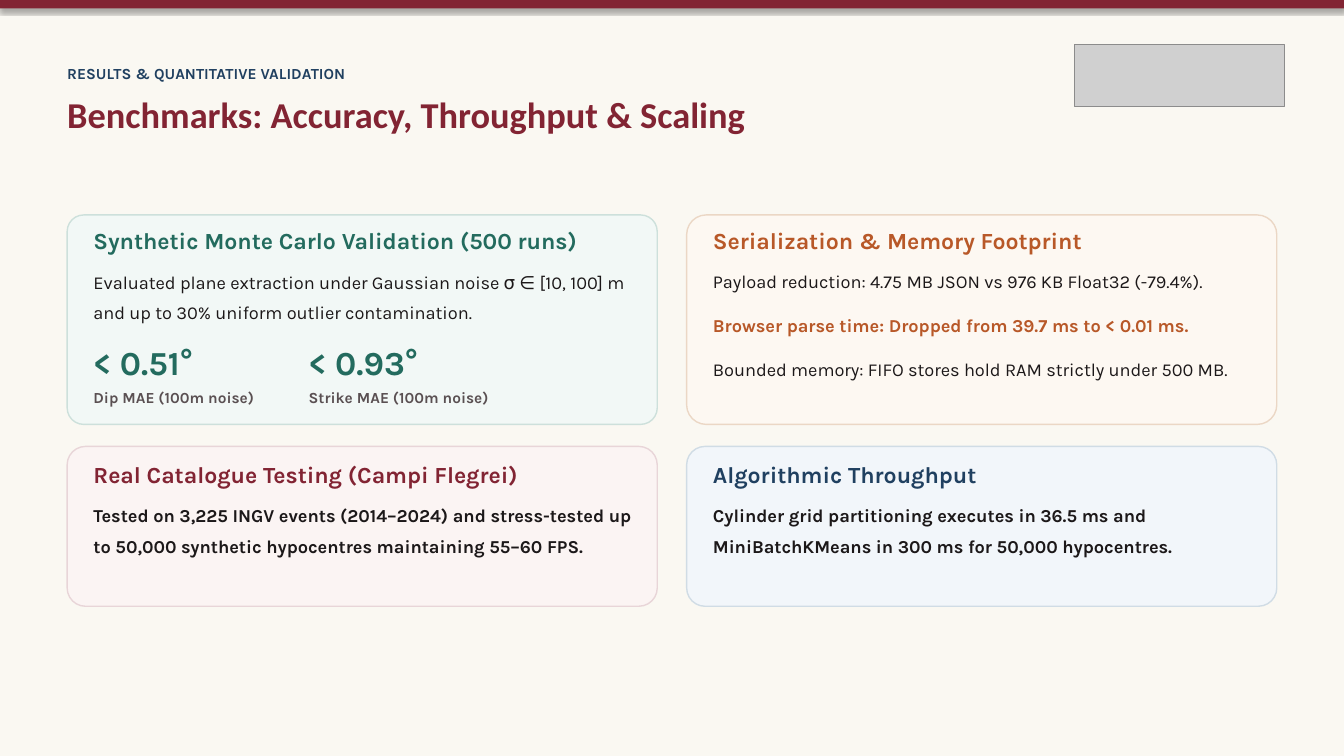
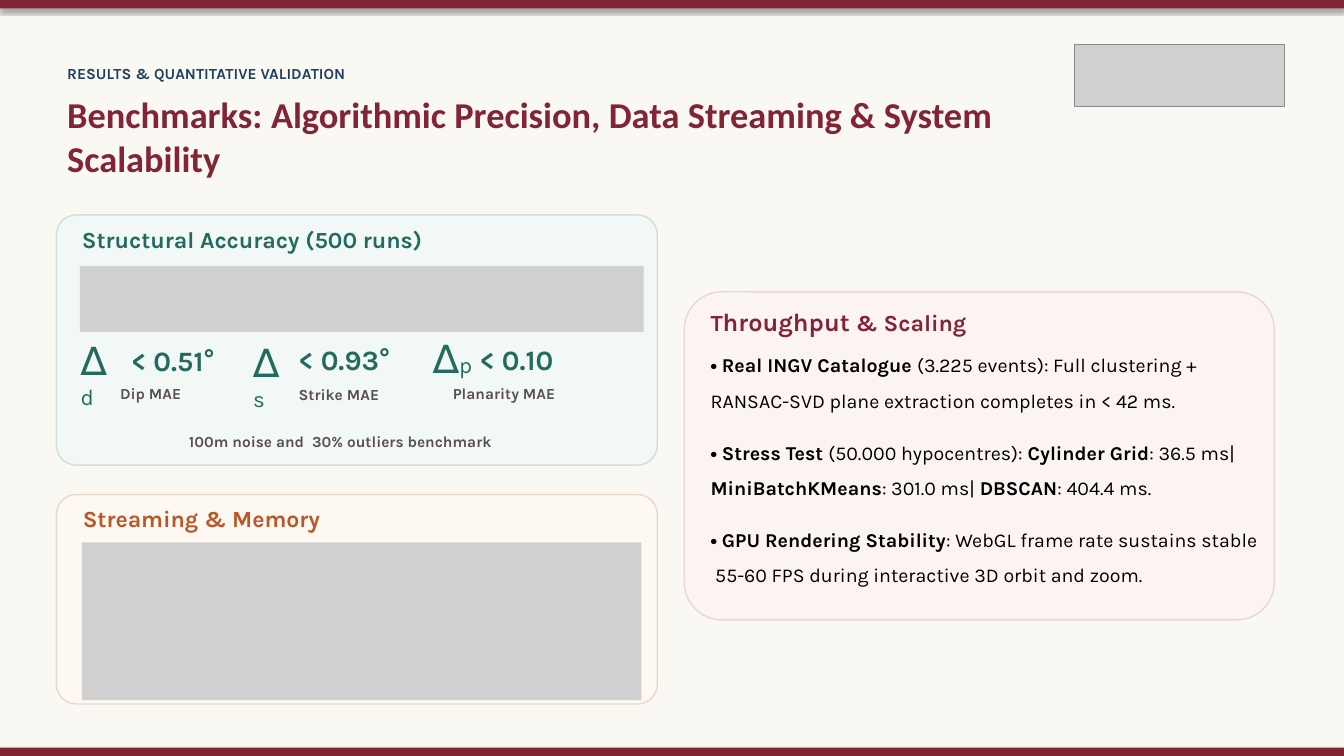
Before and after one commit to Crucio104/Seismic-Viewer-Presentation, a slide deck: slide 13 of thesis/presentation/Seismic Viewer - Thesis Defense.pptx. Drawn at 1344x756 pixels with LibreOffice and Linux fonts; fonts in the diff are those of the drawing; grey boxes stand for pictures. Boxes give left, top, right and bottom in pixels: in the first picture for what was removed or moved away, otherwise in the second. Text is boxed around its words. In the diff, an @@ line names an element or a change of style, - is before the commit and + after.

```diff
--- a/thesis/presentation/Seismic Viewer - Thesis Defense.pptx
+++ b/thesis/presentation/Seismic Viewer - Thesis Defense.pptx
@@ text at (x1=67, y1=102, x2=992, y2=178): text changed @@
-Benchmarks: Accuracy, Throughput & Scaling
+Benchmarks: Algorithmic Precision, Data Streaming & System Scalability
@@ rounded rectangle resized from (x1=68, y1=215, x2=657, y2=424) to (x1=56, y1=215, x2=657, y2=465) @@
@@ text at (x1=82, y1=230, x2=422, y2=254): text changed @@
-Synthetic Monte Carlo Validation (500 runs)
+Structural Accuracy (500 runs)
@@ picture added at (x1=80, y1=266, x2=643, y2=333) @@
@@ text removed at (x1=93, y1=275, x2=624, y2=324) @@
-Evaluated plane extraction under Gaussian noise σ ∈ [10, 100] m and up to 30% uniform outlier contamination.
@@ rounded rectangle resized from (x1=68, y1=447, x2=657, y2=607) to (x1=685, y1=292, x2=1274, y2=620) @@
@@ text removed at (x1=713, y1=275, x2=1202, y2=293) @@
-Payload reduction: 4.75 MB JSON vs 976 KB Float32 (-79.4%).
@@ text removed at (x1=713, y1=319, x2=1189, y2=337) @@
-Browser parse time: Dropped from 39.7 ms to < 0.01 ms.
@@ text added at (x1=884, y1=314, x2=967, y2=337), 16.5 pt, text #822433, bold @@
+Throughput & Scaling
@@ text "< 0.51°" moved from (x1=120, y1=348, x2=193, y2=376) to (x1=153, y1=349, x2=214, y2=372) @@
@@ text "< 0.51°" at (x1=153, y1=349, x2=214, y2=372): size 24 to 20 pt @@
@@ text "< 0.93°" at (x1=321, y1=348, x2=390, y2=371): size 24 to 20 pt @@
@@ text "< 0.93°" moved from (x1=335, y1=348, x2=418, y2=376) to (x1=321, y1=348, x2=390, y2=371) @@
@@ text added at (x1=502, y1=351, x2=553, y2=371), 20 pt, text #236B5E, bold @@
+< 0.10
@@ text at (x1=711, y1=358, x2=1257, y2=587): text changed; size 13 to 14 pt; text colour #1C1819 to #000000; bold off @@
-Tested on 3,225 INGV events (2014–2024) and stress-tested up to 50,000 synthetic hypocentres maintaining 55–60 FPS.
+• Real INGV Catalogue (3.225 events): Full clustering + RANSAC-SVD plane extraction completes in < 42 ms.
+• Stress Test (50.000 hypocentres): Cylinder Grid: 36.5 ms| MiniBatchKMeans: 301.0 ms| DBSCAN: 404.4 ms.
+• GPU Rendering Stability: WebGL frame rate sustains stable 55-60 FPS during interactive 3D orbit and zoom.
@@ text added at (x1=81, y1=389, x2=94, y2=406), 28 pt, text #236B5E @@
+∆d
@@ text at (x1=120, y1=388, x2=181, y2=403): text changed @@
-Dip MAE (100m noise)
+Dip MAE
@@ text at (x1=299, y1=389, x2=379, y2=400): text changed @@
-Strike MAE (100m noise)
+Strike MAE
@@ text added at (x1=453, y1=388, x2=555, y2=403), 11 pt, text #5A5052, bold @@
+Planarity MAE
@@ text added at (x1=459, y1=362, x2=472, y2=379), 28 pt, text #236B5E @@
+∆p
@@ text removed at (x1=713, y1=363, x2=1228, y2=381) @@
-Bounded memory: FIFO stores hold RAM strictly under 500 MB.
@@ text added at (x1=253, y1=396, x2=265, y2=408), 28 pt, text #236B5E @@
+∆s
@@ text added at (x1=189, y1=436, x2=492, y2=447), 11 pt, text #5A5052, bold @@
+100m noise and 30% outliers benchmark
@@ rounded rectangle removed at (x1=687, y1=447, x2=1276, y2=607) @@
@@ text removed at (x1=93, y1=466, x2=517, y2=489) @@
-Real Catalogue Testing (Campi Flegrei)
@@ text removed at (x1=713, y1=466, x2=976, y2=489) @@
-Algorithmic Throughput
@@ rounded rectangle resized from (x1=687, y1=215, x2=1276, y2=424) to (x1=56, y1=495, x2=657, y2=705) @@
@@ text removed at (x1=713, y1=509, x2=1172, y2=558) @@
-Cylinder grid partitioning executes in 36.5 ms and MiniBatchKMeans in 300 ms for 50,000 hypocentres.
@@ text at (x1=83, y1=510, x2=320, y2=532): text changed @@
-Serialization & Memory Footprint
+Streaming & Memory
@@ picture added at (x1=82, y1=542, x2=641, y2=701) @@
@@ rectangle added at (x1=0, y1=748, x2=1344, y2=756), fill #822433 @@
```
Also in this commit, not shown: 12 other slides changed, 2 slides added, 1 slide removed, 32 other files.
